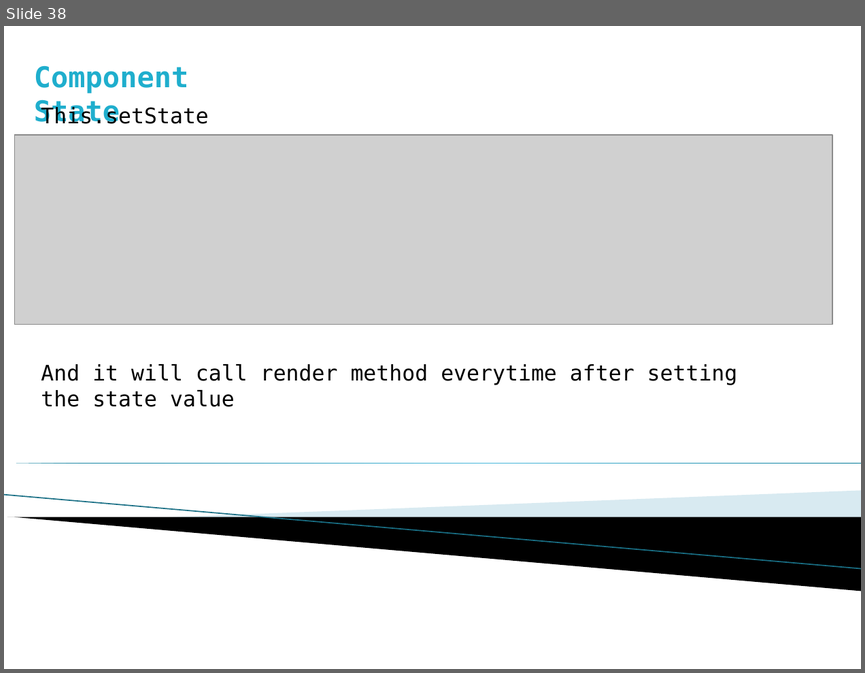
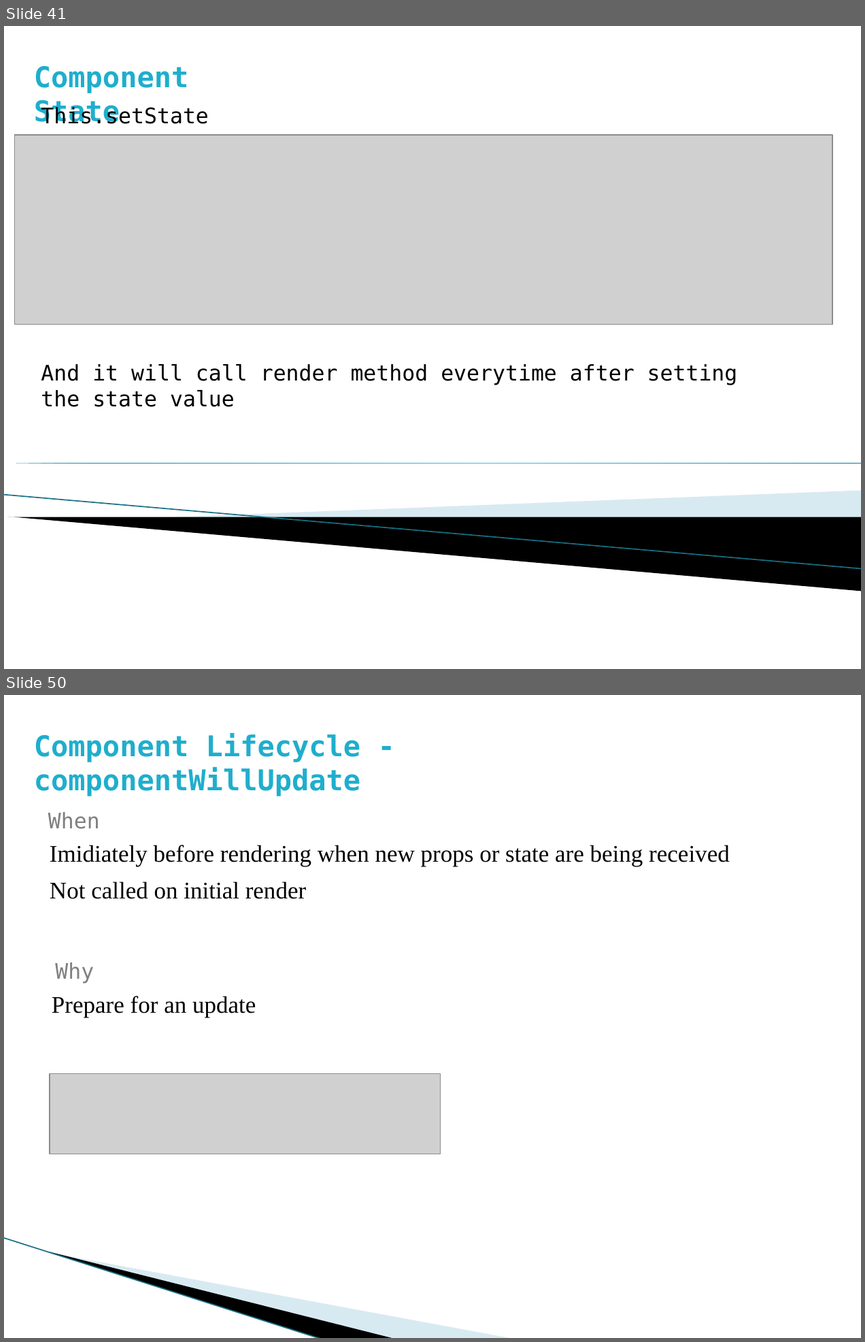
Before and after one commit to prateek3189/React-Tutorial, a slide deck: React-Tutorial.pptx. Shown one above the other, each under a label of ours: slide 38 before the commit, slides 41 and 50 after it; the slides between them are not shown. The pictures are 865x673 and 865x1342 pixels, drawn with LibreOffice and Linux fonts; fonts in the diff are those of the drawing; grey boxes stand for pictures; background and template pictures are left out. Boxes give left, top, right and bottom in pixels: in the first picture for what was removed or moved away, otherwise in the second. Text is boxed around its words. In the diff, an @@ line names an element or a change of style, - is before the commit and + after.

```diff
--- a/React-Tutorial.pptx
+++ b/React-Tutorial.pptx
@@ slide 50 added at bbox=[4, 695, 861, 1338], background #FFFFFF @@
@@ text added at bbox=[34, 733, 361, 796], 24 pt, text #1FAECD, bold @@
+Component Lifecycle - componentWillUpdate
@@ text added at bbox=[48, 812, 100, 829], 18 pt, text #808080 @@
+When
@@ text added at bbox=[50, 845, 730, 899], 20 pt, text #000000 @@
+Imidiately before rendering when new props or state are being received
+Not called on initial render
@@ text added at bbox=[55, 962, 94, 983], 18 pt, text #808080 @@
+Why
@@ text added at bbox=[52, 996, 256, 1017], 20 pt, text #000000 @@
+Prepare for an update
@@ picture added at bbox=[50, 1074, 440, 1154] @@
@@ line added from (4, 1238) to (322, 1338), #97C5D8 0.95 pt @@
@@ freeform shape added at bbox=[50, 1251, 396, 1338], fill #000000 @@
@@ freeform shape added at bbox=[51, 1252, 514, 1338], fill #A0CBDC at 40% opacity @@
@@ what was slide 38 is now slide 41 @@
```
Also in this commit, not shown: 2 slides changed, 10 other slides added.
